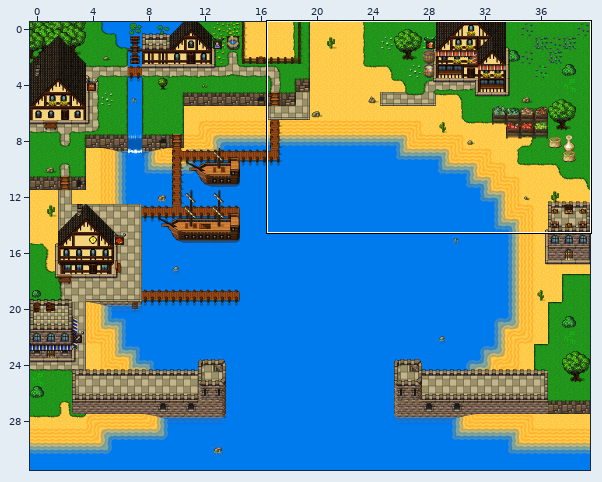
Tiled map, stored at map2.tmx. The picture above shows the old version from afar; the outline marks the close-up.
Close-up. Old version:
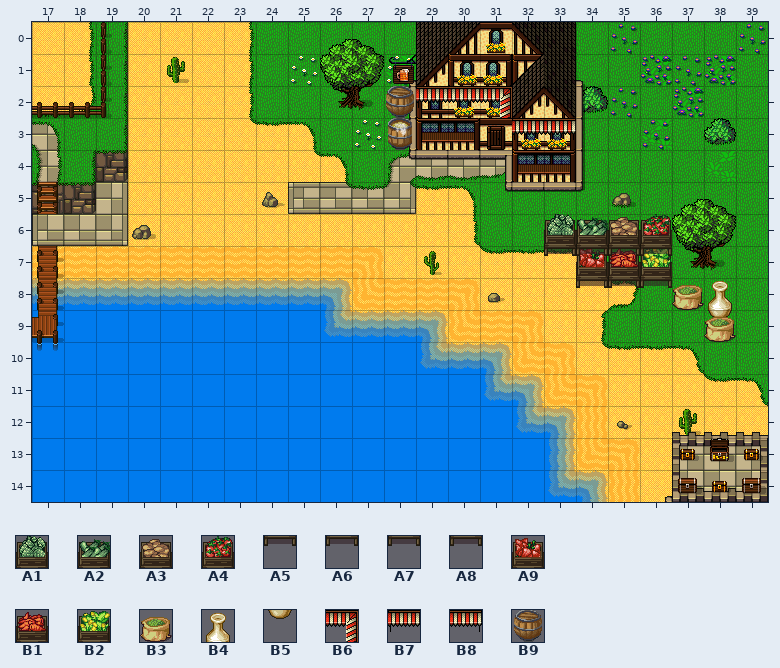
Cells are 32x32 px. Shown: x 17..39, y 0..14. The commit also changed other parts of the map, which this record leaves out. Not drawn, because the pictures are missing: unchanged layer "22 cultures/Calque de Tuiles 45".
Key: from "PathAndObjects": A1 124, A2 125, A3 126, A4 127, A5 140, A6 141, A7 142, A8 143, A9 156, B1 157, B2 159, B3 167, B4 188, B5 204; from "Slates v.2 [32x32px orthogonal": B6 327, B7 436, B8 438; from "barrels": B9 0.
__ is an empty cell.
Layers that did not change in this view are not listed.
Layer "Quete 1-6 Bouffe/quete 1" before, first column x 31:
 3 __ __ __ __ __ __ __ __ __
 4 __ __ __ __ __ __ __ __ __
 5 __ __ __ __ __ __ __ __ __
 6 __ __ A1 A2 A3 A4 __ __ __
 7 __ __ __ A9 B1 B2 __ __ __
 8 __ __ __ __ __ __ B3 B4 __
 9 __ __ __ __ __ __ __ B5 __
10 __ __ __ __ __ __ __ __ __
11 __ __ __ __ __ __ __ __ __
12 __ __ __ __ __ __ __ __ __
13 __ __ __ __ __ __ __ __ __
14 __ __ __ __ __ __ __ __ __
Layer "Quete 1-6 Bouffe/quete 1 #2" before, first column x 31:
 4 __ __ __ __ __ __ __ __ __
 5 __ __ __ __ __ __ __ __ __
 6 __ __ __ __ __ __ __ __ __
 7 __ __ A5 A6 A7 A8 __ __ __
 8 __ __ __ A6 A7 A8 __ __ __
 9 __ __ __ __ __ __ __ B3 __
10 __ __ __ __ __ __ __ __ __
11 __ __ __ __ __ __ __ __ __
12 __ __ __ __ __ __ __ __ __
13 __ __ __ __ __ __ __ __ __
14 __ __ __ __ __ __ __ __ __
After the commit:
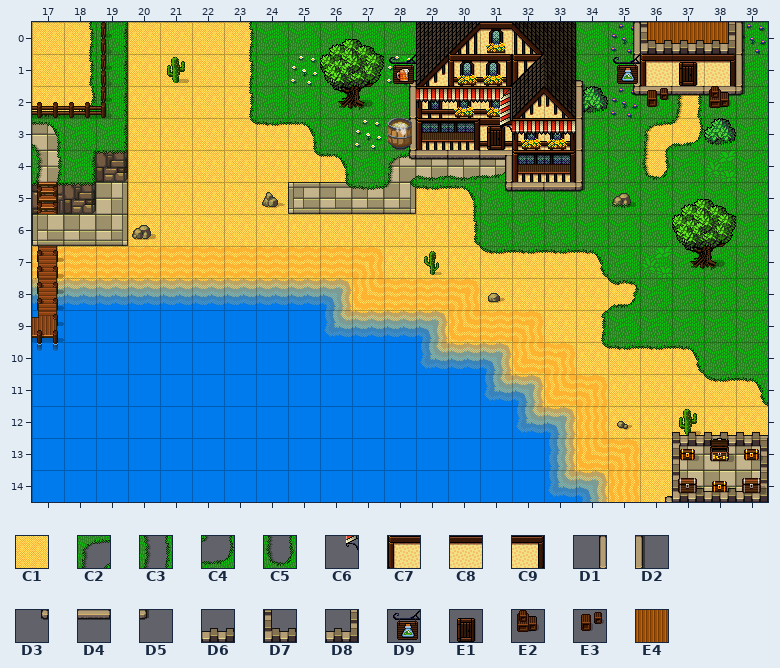
Further tiles: from "Slates v.2 [32x32px orthogonal": C1 117, C2 396, C3 455, C4 510, C5 511, C6 550, C7 644, C8 645, C9 646, D1 716, D2 718, D3 772, D4 773, D5 774, D6 936, D7 938, D8 939, D9 1007, E1 1116, E2 1118, E3 1119, E4 1207.
Tiles of an added or newly shown layer are drawn over the layers below it.
The exact change:
Changed rows in their new state; .. is an unchanged cell.
Layer "Quete 1-6 Bouffe/quete 1" (now hidden):
first column x 33:
 6 __ __ __ __ .. ..
 7 .. __ __ __ .. ..
 8 .. .. .. .. __ __
 9 .. .. .. .. .. __
Layer "Quete 1-6 Bouffe/quete 1 #2" (now hidden):
first column x 33:
 7 __ __ __ __ .. ..
 8 .. __ __ __ .. ..
 9 .. .. .. .. .. __
Layer "Quete 9 rhum/rhum" (now hidden):
first column x 28:
 2 __
Layer "23 evo auberge/23 over":
first column x 31:
 3 C6
Layer "30 reserve/Calque de Tuiles 67" (added):
first column x 36:
 0 E4 E4 E4
 2 .. C1 ..
 3 C1 C1 ..
 4 C1 .. ..
Layer "30 reserve/Calque de Tuiles 65" (added):
first column x 35:
 0 D1 D7 D6 D8 D2
 1 D1 C7 C8 C9 D2
 2 D3 D4 C3 D4 D5
 3 .. C2 C4 .. ..
 4 .. C5 .. .. ..
Layer "30 reserve/Calque de Tuiles 66" (added):
first column x 35:
 1 D9 .. E1 ..
 2 .. E3 D4 E2
Where, in picture pixels (left, top, right, bottom), the same in both close-ups:
added: (613, 22, 745, 180)
removed: (386, 86, 414, 118)
added: (500, 118, 512, 132)
removed: (544, 214, 736, 342)
